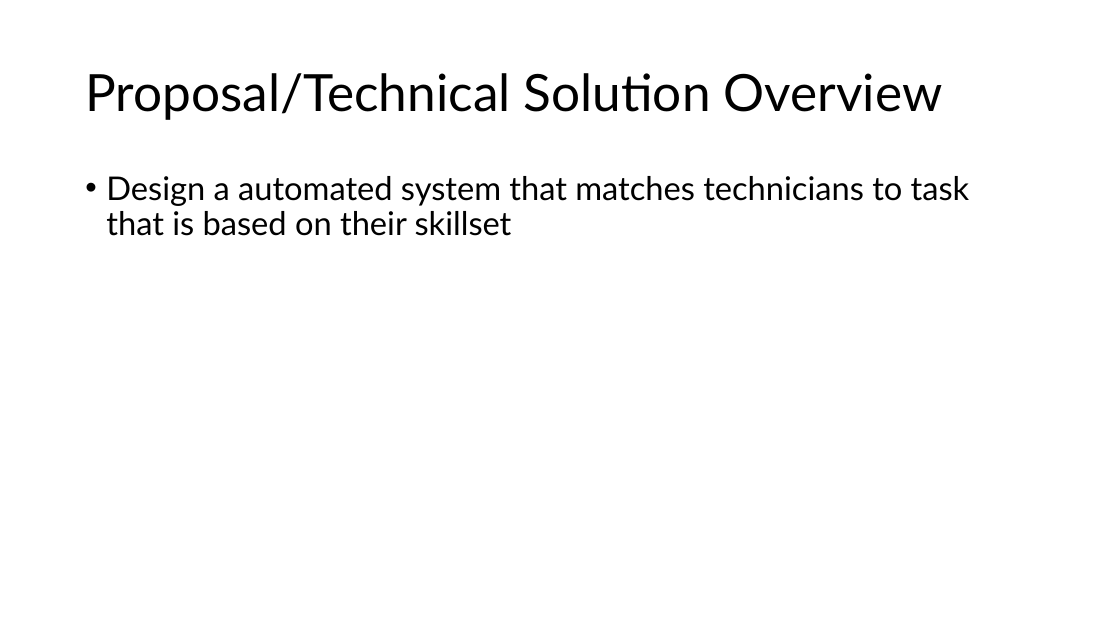
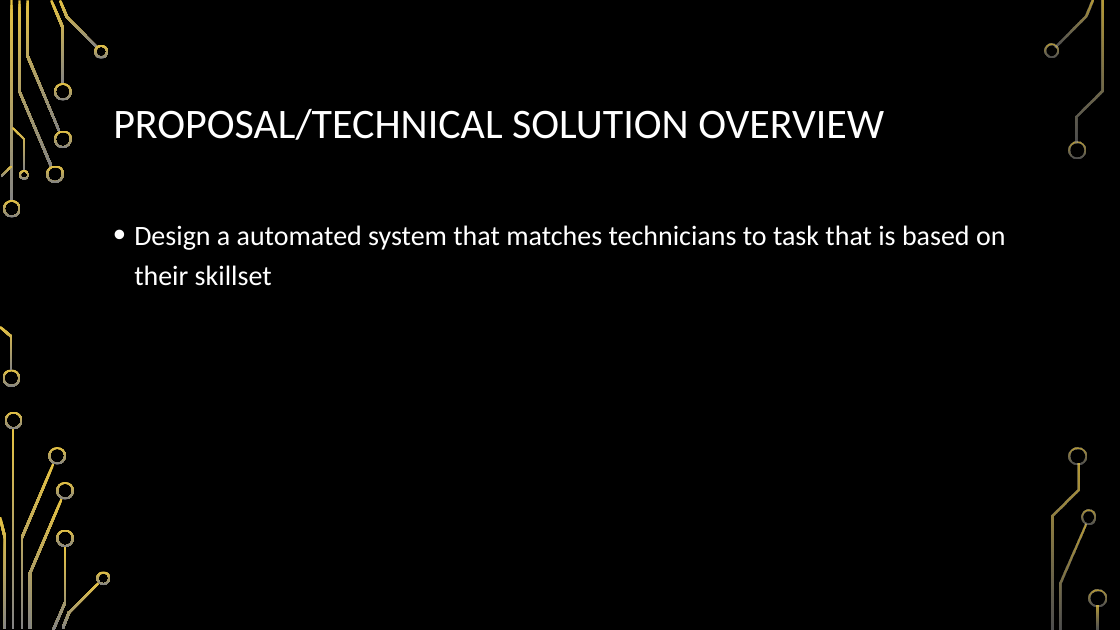
Before and after one commit to suebyeon/Capstone, a slide deck: slide 7 of Business Case.pptx. Drawn at 1120x630 pixels with LibreOffice and Linux fonts; fonts in the diff are those of the drawing; background and template pictures are left out. Boxes give left, top, right and bottom in pixels: in the first picture for what was removed or moved away, otherwise in the second. Text is boxed around its words. In the diff, an @@ line names an element or a change of style, - is before the commit and + after.

```diff
--- a/Business Case.pptx
+++ b/Business Case.pptx
@@ background #FFFFFF to picture (left out) @@
@@ title at (113,109,884,140): text changed; size 44 to 36 pt; font Lato to Calibri; text colour #000000 to #FFFFFF @@
-Proposal/Technical Solution Overview
+PROPOSAL/TECHNICAL SOLUTION OVERVIEW
@@ text "Design a automated system that ...": place and size @@
-text "Design a automated system that ..." at (106,176,970,236)
+text "Design a automated system that ..." at (134,225,1005,286)
@@ text "Design a automated system that ..." at (134,225,1005,286): size 28 to 24 pt, font Lato to Calibri, text colour #000000 to #FFFFFF; line spacing 0.9 to 1.2 @@
@@ group added at (0,0,1107,630): 33 freeform shapes, 3 rectangles @@
```
Also in this commit, not shown: 10 other slides changed, 2 slides added, 2 slides removed.
